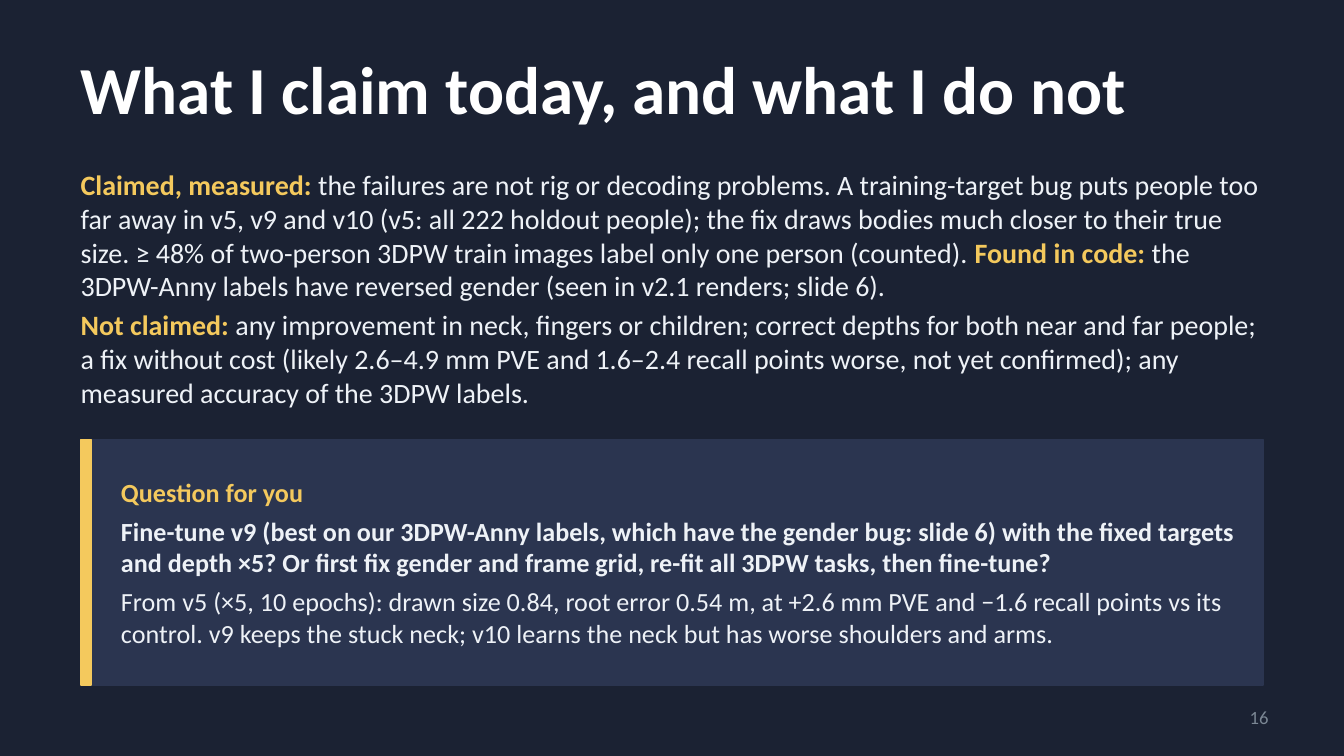
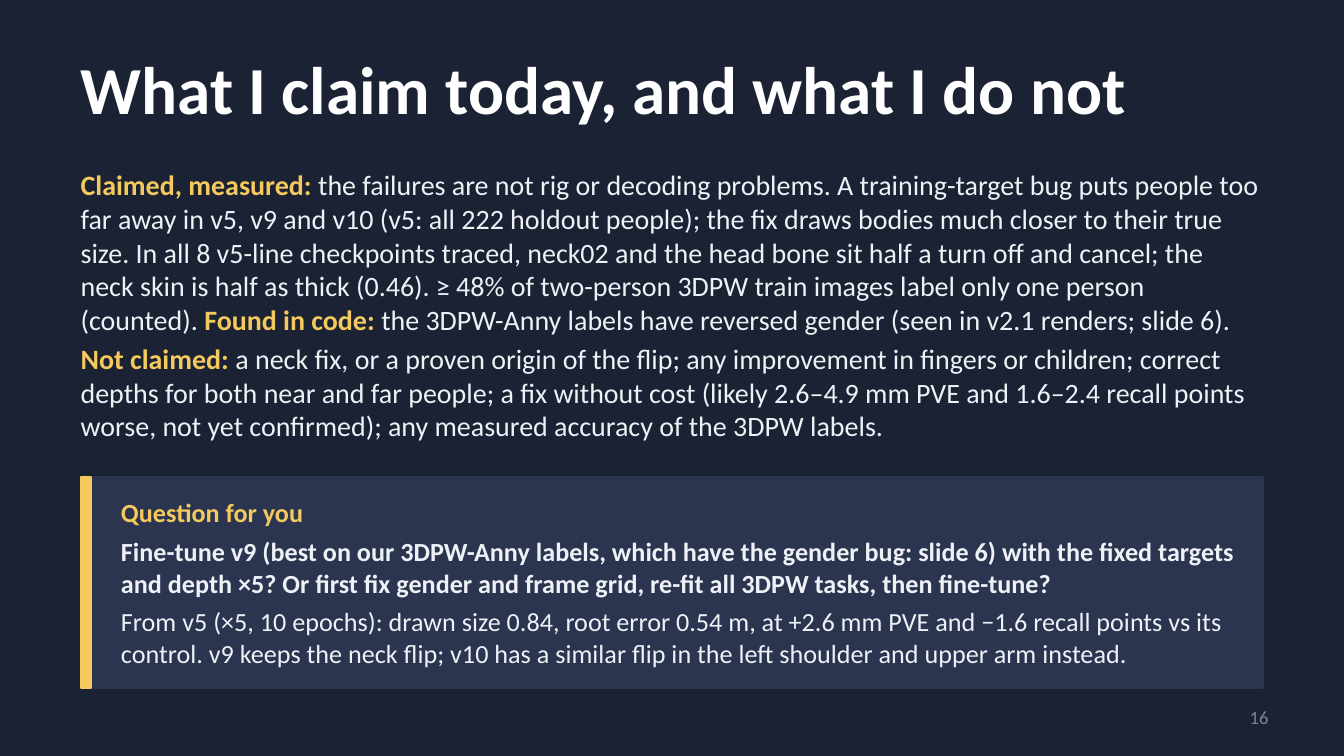
Before and after one commit to saadnajib/Multi-Person-Whole-Body-Human-Mesh-Recovery-in-a-Single-Shot-with-Annyone-dataset-and-3dpw-dataset, a slide deck: slide 16 of docs/supervisor_update_2026-10-16.pptx. Drawn at 1344x756 pixels with LibreOffice and Linux fonts; fonts in the diff are those of the drawing. Boxes give left, top, right and bottom in pixels: in the first picture for what was removed or moved away, otherwise in the second. Text is boxed around its words. In the diff, an @@ line names an element or a change of style, - is before the commit and + after.

```diff
--- a/docs/supervisor_update_2026-10-16.pptx
+++ b/docs/supervisor_update_2026-10-16.pptx
@@ text at bbox=[81, 175, 1258, 441]: text changed @@
-Claimed, measured: the failures are not rig or decoding problems. A training-target bug puts people too far away in v5, v9 and v10 (v5: all 222 holdout people); the fix draws bodies much closer to their true size. ≥ 48% of two-person 3DPW train images label only one person (counted). Found in code: the 3DPW-Anny labels have reversed gender (seen in v2.1 renders; slide 6).
-Not claimed: any improvement in neck, fingers or children; correct depths for both near and far people; a fix without cost (likely 2.6–4.9 mm PVE and 1.6–2.4 recall points worse, not yet confirmed); any measured accuracy of the 3DPW labels.
+Claimed, measured: the failures are not rig or decoding problems. A training-target bug puts people too far away in v5, v9 and v10 (v5: all 222 holdout people); the fix draws bodies much closer to their true size. In all 8 v5-line checkpoints traced, neck02 and the head bone sit half a turn off and cancel; the neck skin is half as thick (0.46). ≥ 48% of two-person 3DPW train images label only one person (counted). Found in code: the 3DPW-Anny labels have reversed gender (seen in v2.1 renders; slide 6).
+Not claimed: a neck fix, or a proven origin of the flip; any improvement in fingers or children; correct depths for both near and far people; a fix without cost (likely 2.6–4.9 mm PVE and 1.6–2.4 recall points worse, not yet confirmed); any measured accuracy of the 3DPW labels.
@@ rectangle: place and size @@
-rectangle at bbox=[81, 439, 1263, 685]
+rectangle at bbox=[81, 477, 1263, 688]
@@ rectangle: place and size @@
-rectangle at bbox=[81, 439, 91, 685]
+rectangle at bbox=[81, 477, 91, 688]
@@ text "Question for you": place and size @@
-text "Question for you" at bbox=[121, 483, 1233, 647]
+text "Question for you" at bbox=[121, 503, 1233, 667]
@@ text at bbox=[121, 612, 1221, 667]: text changed @@
-From v5 (×5, 10 epochs): drawn size 0.84, root error 0.54 m, at +2.6 mm PVE and −1.6 recall points vs its control. v9 keeps the stuck neck; v10 learns the neck but has worse shoulders and arms.
+From v5 (×5, 10 epochs): drawn size 0.84, root error 0.54 m, at +2.6 mm PVE and −1.6 recall points vs its control. v9 keeps the neck flip; v10 has a similar flip in the left shoulder and upper arm instead.
```
Also in this commit, not shown: 3 other slides changed, 1 slide added, 1 slide removed, 11 other files.
